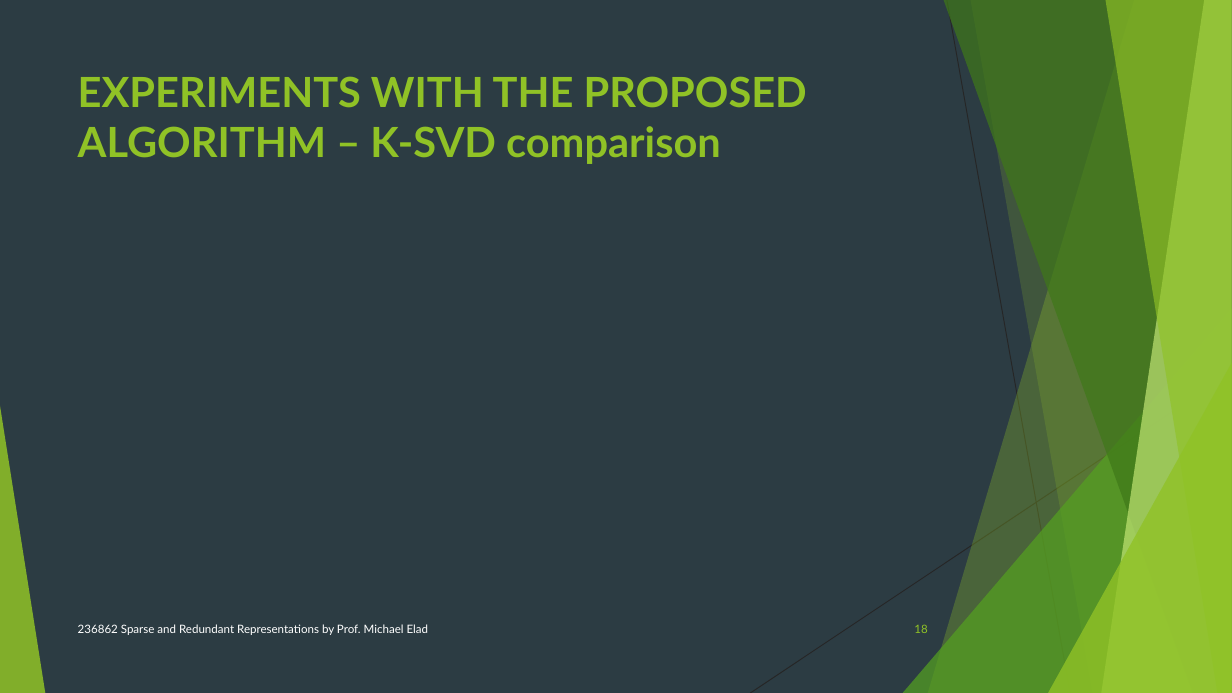
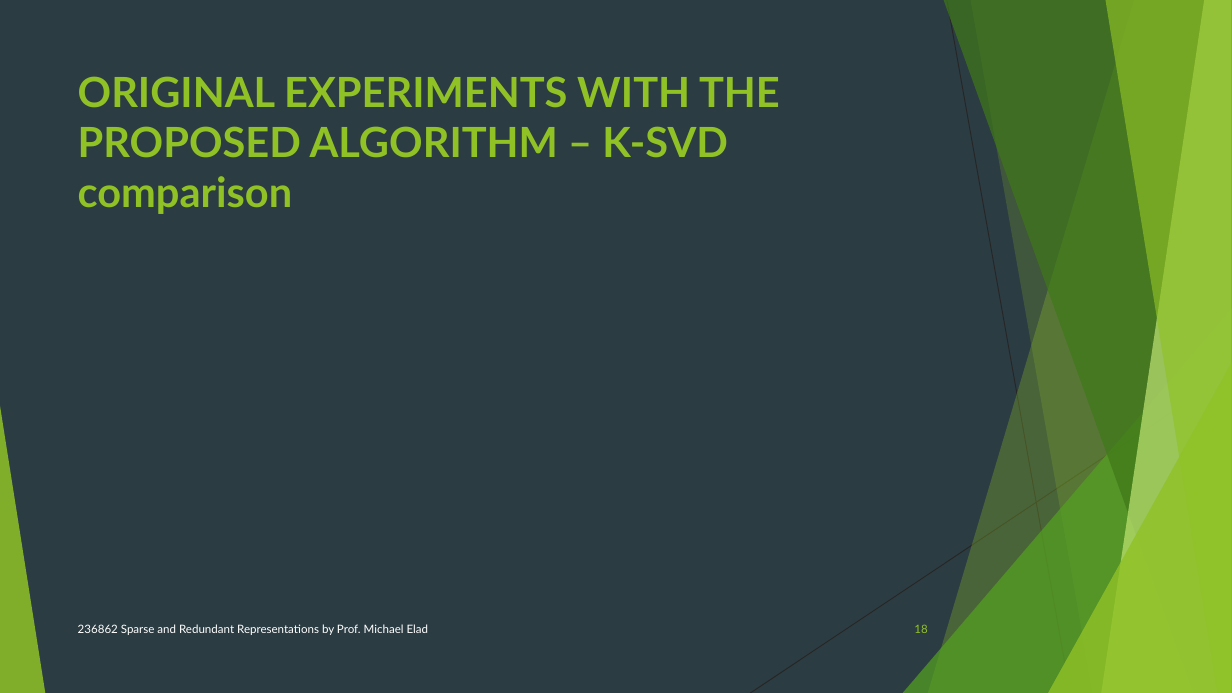
Before and after one commit to neryah/PATCH-DISAGREEMENT-AS-A-WAY-TO-IMPROVE-K-SVD-DENOISING-implementation-and-improvement, a slide deck: slide 18 of project presentation.pptx. Drawn at 1232x693 pixels with LibreOffice and Linux fonts; fonts in the diff are those of the drawing; grey boxes stand for pictures. Boxes give left, top, right and bottom in pixels: in the first picture for what was removed or moved away, otherwise in the second. Text is boxed around its words. In the diff, an @@ line names an element or a change of style, - is before the commit and + after.

```diff
--- a/project presentation.pptx
+++ b/project presentation.pptx
@@ title at [78, 76, 780, 214]: text changed @@
-EXPERIMENTS WITH THE PROPOSED ALGORITHM – K-SVD comparison
+ORIGINAL EXPERIMENTS WITH THE PROPOSED ALGORITHM – K-SVD comparison
```
Also in this commit, not shown: 4 other slides changed, 6 slides added, 2 other files.
